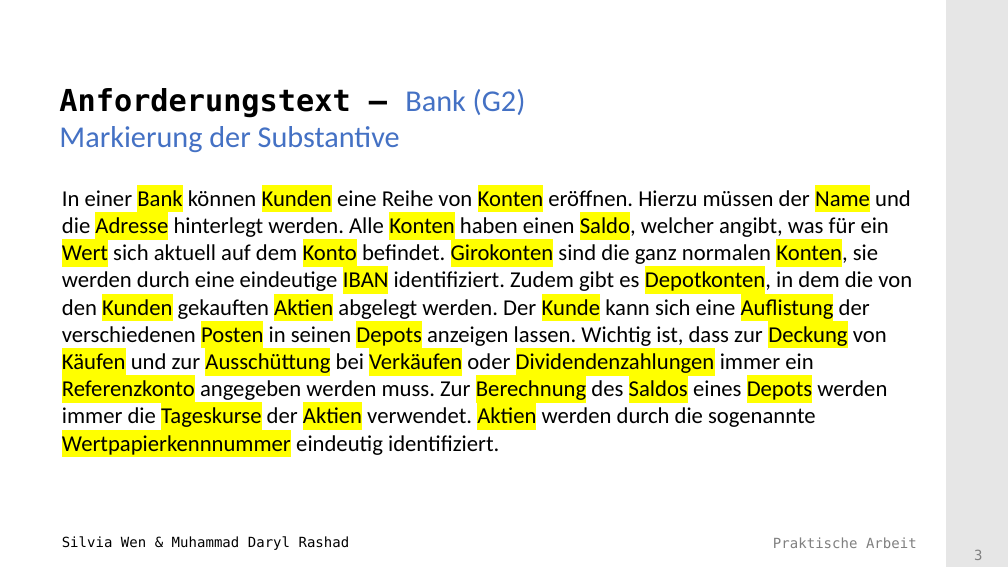
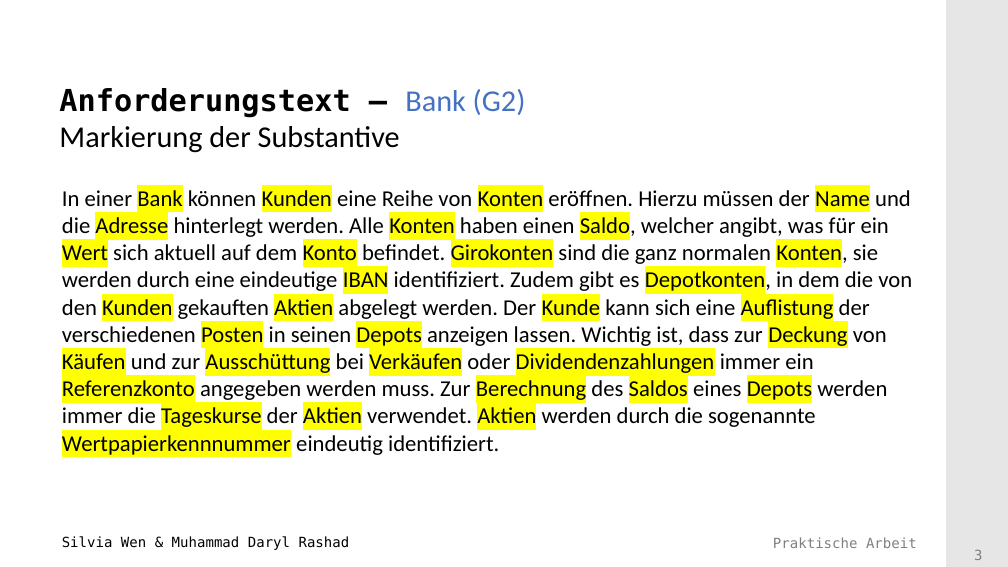
Before and after one commit to Mufasaxi/SimpleBank, a slide deck: slide 3 of Vorlage_Praesentation_2022_Subgroup_2_4_OOA.pptx. Drawn at 1008x567 pixels with LibreOffice and Linux fonts; fonts in the diff are those of the drawing; background and template pictures are left out. Boxes give left, top, right and bottom in pixels: in the first picture for what was removed or moved away, otherwise in the second. Text is boxed around its words. In the diff, an @@ line names an element or a change of style, - is before the commit and + after.

Commit message:
cleaned up anforderungstext and user stories

```diff
--- a/Vorlage_Praesentation_2022_Subgroup_2_4_OOA.pptx
+++ b/Vorlage_Praesentation_2022_Subgroup_2_4_OOA.pptx
@@ title "Anforderungstext – Bank (G2) Markierung ..." at <box>59,88,526,153</box>: text colour #4471C4 to #000000 in "Markierung der Substantive" @@
```
Also in this commit, not shown: 9 other slides changed, 1 slide added.
